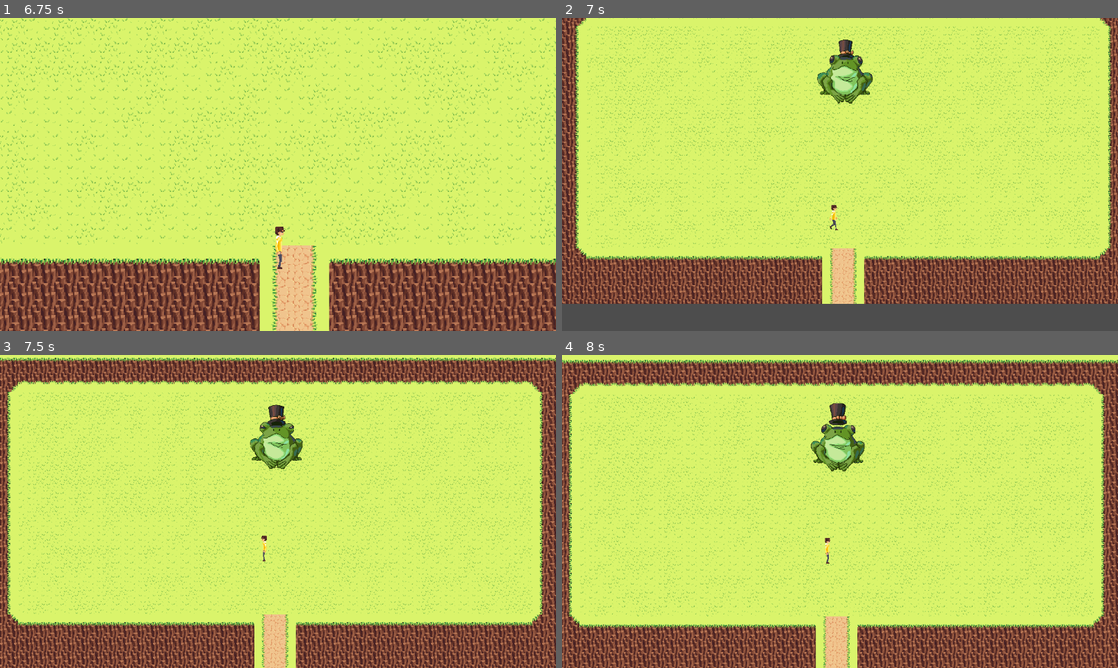
Above: before the commit, frames 1-4 (two rows, left to right).
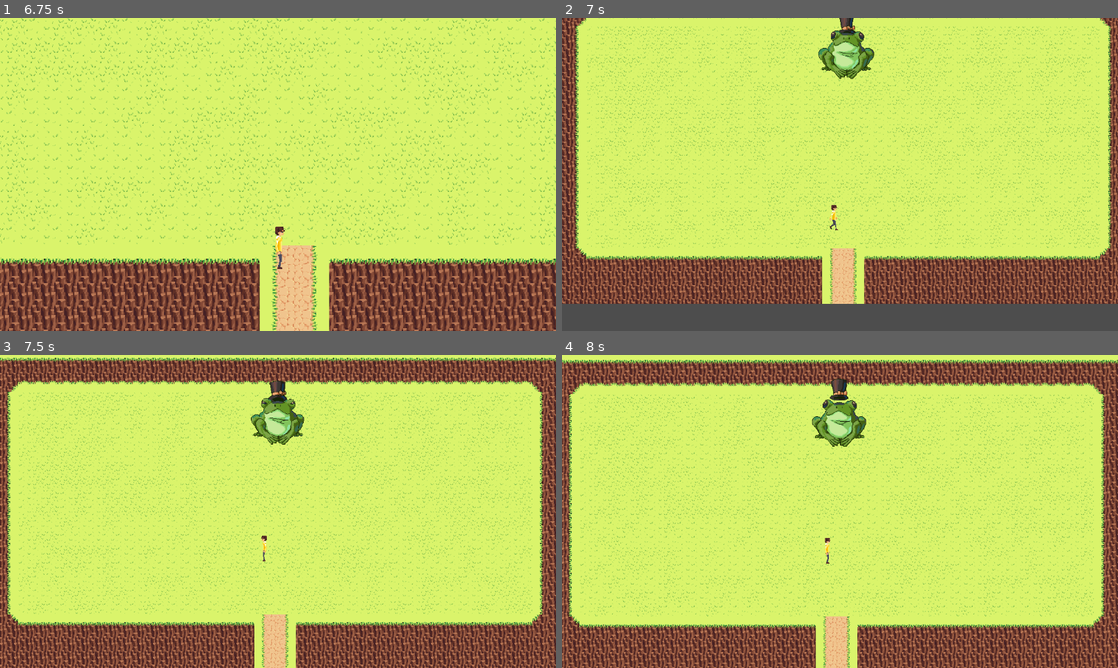
Above: after the commit, the same moments.

Repository: Kiwi-the-Cat/Untitled-Roguelike
Game: Godot game, scene res://level/Area_1/area_1_boss.tscn
The game is run twice, just before and just after one commit, with the same random seed, the same clock (stepped at 60 frames per second) and the same inputs. This scene is started directly instead of the project's main scene.
Inputs (mouse positions are in pixels of both pictures, inside the frame that each line leads up to):
- Up to frame 1 (6.75 s): move the mouse to (400, 158) at 0.52 s; hold Right (ui_right) 0.53-1.25 s; click (400, 158) at 0.6 s; drag from (166, 190) to (278, 290) at 1.27 s; tap Enter at 2, 3.5, 5.75 s; move the mouse to (333, 105) at 2.02 s; hold Right (ui_right) 2.03-2.75 s; click (333, 105) at 2.1 s; tap Space at 2.75, 5, 6.5 s; drag from (250, 237) to (111, 127) at 2.77 s; move the mouse to (444, 221) at 3.52 s; hold Left (ui_left) 3.53-4.25 s; click (444, 221) at 3.6 s; drag from (111, 127) to (194, 96) at 4.27 s; move the mouse to (305, 174) at 5.02 s; hold Down (ui_down) 5.03-5.75 s; click (305, 174) at 5.1 s; drag from (194, 96) to (278, 290) at 5.77 s; move the mouse to (400, 158) at 6.52 s; hold Up (ui_up) from 6.53 s (still down); click (400, 158) at 6.6 s
- Up to frame 2 (7 s): keep holding Up (ui_up)
- Up to frame 3 (7.5 s): release Up (ui_up) at 7.25 s; drag from (166, 527) to (278, 599) at 7.27 s
- Up to frame 4 (8 s): no input

Frame 1 is identical in both runs. In frame 2, 1.8% of the frame differs, in the area x 45-57%, y 0-28%; in frame 3, 1.8%; in frame 4, 1.8%, in the area x 44-55%, y 7-38%.

Commit message:
Bunch of combat rewriting
Don't know what happened in the first place, but fixed a bunch of bugs that made combat nonexistant

Diff:
--- a/enemies/enemy.tscn
+++ b/enemies/enemy.tscn
@@ -181,8 +181,12 @@
 [node name="CollisionShape2D" type="CollisionShape2D" parent="HitBox"]
 shape = SubResource("CircleShape2D_t0n1x")
 
+[node name="IFrames" type="Timer" parent="."]
+
+[connection signal="animation_looped" from="Sprite" to="." method="_on_sprite_animation_looped"]
 [connection signal="frame_changed" from="Sprite" to="." method="_on_animated_sprite_2d_frame_changed"]
 [connection signal="body_entered" from="DetectionArea" to="." method="_on_detection_area_body_entered"]
 [connection signal="body_exited" from="DetectionArea" to="." method="_on_detection_area_body_exited"]
 [connection signal="body_entered" from="HitBox" to="." method="_on_hit_box_body_entered"]
 [connection signal="body_exited" from="HitBox" to="." method="_on_hit_box_body_exited"]
+[connection signal="timeout" from="IFrames" to="." method="_on_i_frames_timeout"]
--- a/enemies/frog_boss.tscn
+++ b/enemies/frog_boss.tscn
@@ -402,10 +402,13 @@
 [sub_resource type="CircleShape2D" id="CircleShape2D_wfsag"]
 radius = 61.4003
 
+[sub_resource type="CircleShape2D" id="CircleShape2D_1nm2o"]
+radius = 91.0055
+
 [node name="FrogBoss" type="Node2D"]
 script = ExtResource("1_3bheh")
 
-[node name="Sprite2D" type="Sprite2D" parent="."]
+[node name="Shadow" type="Sprite2D" parent="."]
 visible = false
 self_modulate = Color(0, 0, 0, 0.392157)
 position = Vector2(2, 25)
@@ -421,3 +424,16 @@
 [node name="Hurtbox" type="CollisionShape2D" parent="FrogCharacter"]
 position = Vector2(0, 26)
 shape = SubResource("CircleShape2D_wfsag")
+
+[node name="IFrames" type="Timer" parent="."]
+
+[node name="Hitbox" type="Area2D" parent="."]
+
+[node name="CollisionShape2D" type="CollisionShape2D" parent="Hitbox"]
+position = Vector2(0, 27)
+shape = SubResource("CircleShape2D_1nm2o")
+
+[connection signal="animation_looped" from="FrogCharacter/Sprite2D" to="." method="_on_sprite_2d_animation_looped"]
+[connection signal="timeout" from="IFrames" to="." method="_on_i_frames_timeout"]
+[connection signal="body_entered" from="Hitbox" to="." method="_on_hitbox_body_entered"]
+[connection signal="body_exited" from="Hitbox" to="." method="_on_hitbox_body_exited"]
--- a/level/Area_1/area_1_boss.tscn
+++ b/level/Area_1/area_1_boss.tscn
@@ -24,12 +24,11 @@
 enabled = false
 tile_set = ExtResource("1_vigaf")
 
-[node name="FrogBoss" parent="." instance=ExtResource("2_e4wyi")]
-position = Vector2(596, 95)
-script = null
-
 [node name="Player" parent="." instance=ExtResource("3_pjnwd")]
 position = Vector2(592, 582)
+
+[node name="FrogBoss" parent="." instance=ExtResource("2_e4wyi")]
+position = Vector2(599, 39)
 
 [node name="BossStart" type="Area2D" parent="."]
 
--- a/library/enemy.gd
+++ b/library/enemy.gd
@@ -15,7 +15,7 @@
 var next_pos : Vector2
 var detect_range : int = 200
 
-var i_frames := true
+var i_frames := false
 
 func _ready() -> void:
 	$Sprite.play("idle")
@@ -50,7 +50,6 @@
 	if body.has_method("player"):
 		player_in_range = true
 
-
 func _on_hit_box_body_exited(body: Node2D) -> void:
 	if body.has_method("player"):
 		player_in_range = false
@@ -58,14 +57,26 @@
 func deal_damage() -> void:
 	if player_in_range and Global.player_current_attack:
 		if !i_frames:
-			health -= 1
-			i_frames = true
-			$IFrames.start()
-			if health <= 0:
-				$Sprite.play("death")
-				if($Sprite.animation_finished): ##only official die after animation is over
-					enemy_death.emit()
-					self.queue_free()
+			$Sprite.play("hurt")
 
 func _on_i_frames_timeout() -> void:
 	i_frames = false
+
+func _on_sprite_animation_looped() -> void:
+	#Checks enemy condition after animations
+	match($Sprite.animation):
+		"hurt":
+			health -= 1
+			print("Enemy takes damage")
+			i_frames = true
+			$IFrames.start()
+
+			if health <= 0:
+				$Sprite.play("death")
+			else:
+				$Sprite.play("idle")
+		"death":
+			enemy_death.emit()
+			self.queue_free()
+		_:
+			$Sprite.play("idle")
--- a/library/frog_boss.gd
+++ b/library/frog_boss.gd
@@ -7,12 +7,14 @@
 @export var scene_y : int
 
 # public variables
-@export var health : int = 25
+@export var health : int = 15
 signal enemy_death #Lets the level know that the enemy has died
 var is_attacking := false
 
 # private variables
 var _last_attack : int
+var i_frames:bool = false
+var player_in_range:bool = false
 
 @onready var frog : AnimatedSprite2D = $FrogCharacter/Sprite2D
 @onready var tween : Tween = $FrogCharacter.create_tween()
@@ -26,19 +28,45 @@
 	# this isn't ideal, but it'll work
 	is_attacking = true
 
+func _ready() -> void:
+	pass
 
-func _ready() -> void:
-	$FrogCharacter.position = Vector2(500, 250)
-	jump()
+func deal_damage() -> void:
+	if player_in_range and Global.player_current_attack:
+		if !i_frames:
+			$FrogCharacter/Sprite2D.play("hurt")
 
 func _process(delta: float) -> void:
-	#Resets to idle animation whenever animations finish
-	if($FrogCharacter/Sprite2D.animation_finished && $FrogCharacter/Sprite2D.animation != "idle"):
-		$FrogCharacter/Sprite2D.play("idle")
+	pass
 
-	#Dying
-	if(health <= 0):
-		$FrogCharacter/Sprite2D.play("death")
-	if ($FrogCharacter/Sprite2D.animation_finished): #only official die after death animation is over
-		enemy_death.emit()
-		self.queue_free()
+func _physics_process(delta: float) -> void:
+	deal_damage()
+
+func _on_sprite_2d_animation_looped() -> void:
+	match($FrogCharacter/Sprite2D.animation):
+		"hurt":
+			health -= 1
+			print("Boss takes damage")
+			i_frames = true
+			$IFrames.start()
+
+			if health <= 0:
+				$FrogCharacter/Sprite2D.play("death")
+			else:
+				$FrogCharacter/Sprite2D.play("idle")
+		"death":
+			enemy_death.emit()
+			self.queue_free()
+		_:
+			$FrogCharacter/Sprite2D.play("idle")
+
+func _on_i_frames_timeout() -> void:
+	i_frames = false
+
+func _on_hitbox_body_entered(body: Node2D) -> void:
+	if body.has_method("player"):
+		player_in_range = true
+
+func _on_hitbox_body_exited(body: Node2D) -> void:
+	if body.has_method("player"):
+		player_in_range = false
--- a/library/main.gd
+++ b/library/main.gd
@@ -4,6 +4,7 @@
 var enemyCount:int
 var exits:Array
 var currentLevel
+var levelsPassed:int = -1
 
 # Called when the node enters the scene tree for the first time.
 func _ready():
@@ -30,13 +31,20 @@
 	match(_filePath):
 		"Area_1_Left": #random level entering from left
 			path = area_1[0][randi_range(0, area_1[0].size() - 1)]
+			levelsPassed += 1
+			if(levelsPassed >= 4):
+				path = "res://level/Area_1/area_1_boss.tscn"
 		"Area_1_Bottom": #random level entering from bottom
 			path = area_1[1][randi_range(0, area_1[1].size() - 1)]
+			levelsPassed += 1
+			if(levelsPassed >= 4):
+				path = "res://level/Area_1/area_1_boss.tscn"
 		_: #exact level from _filePath
 			path = _filePath
 
 	#Adds new level as child from path variable
 	print(path)
+	print("Levels Passed: " + str(levelsPassed))
 	var level = load(path) #Loads path
 	var levelNode = level.instantiate() #Turns path to node
 	add_child(levelNode) #Adds node
Not shown: 1 places in enemies/frog_boss.tscn that only renumber resources
